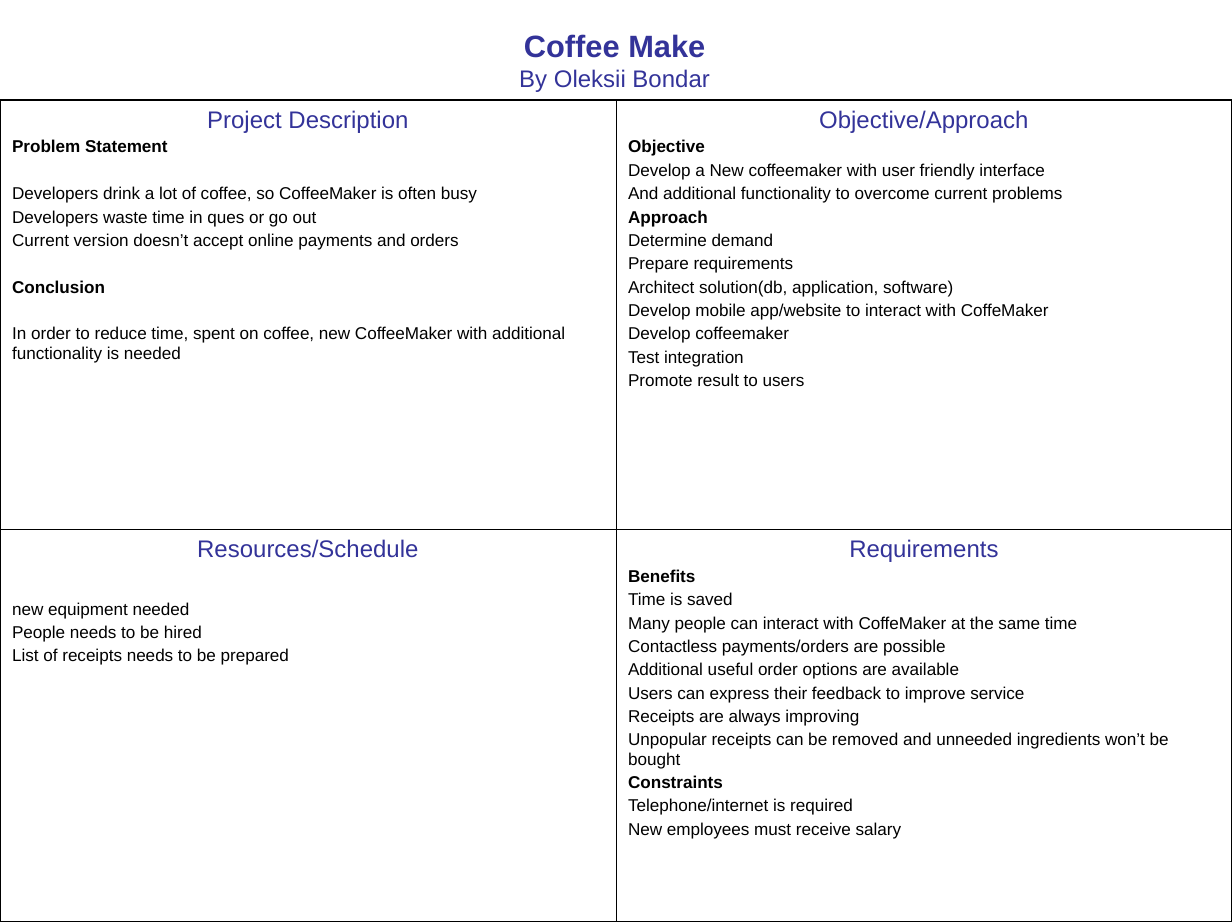
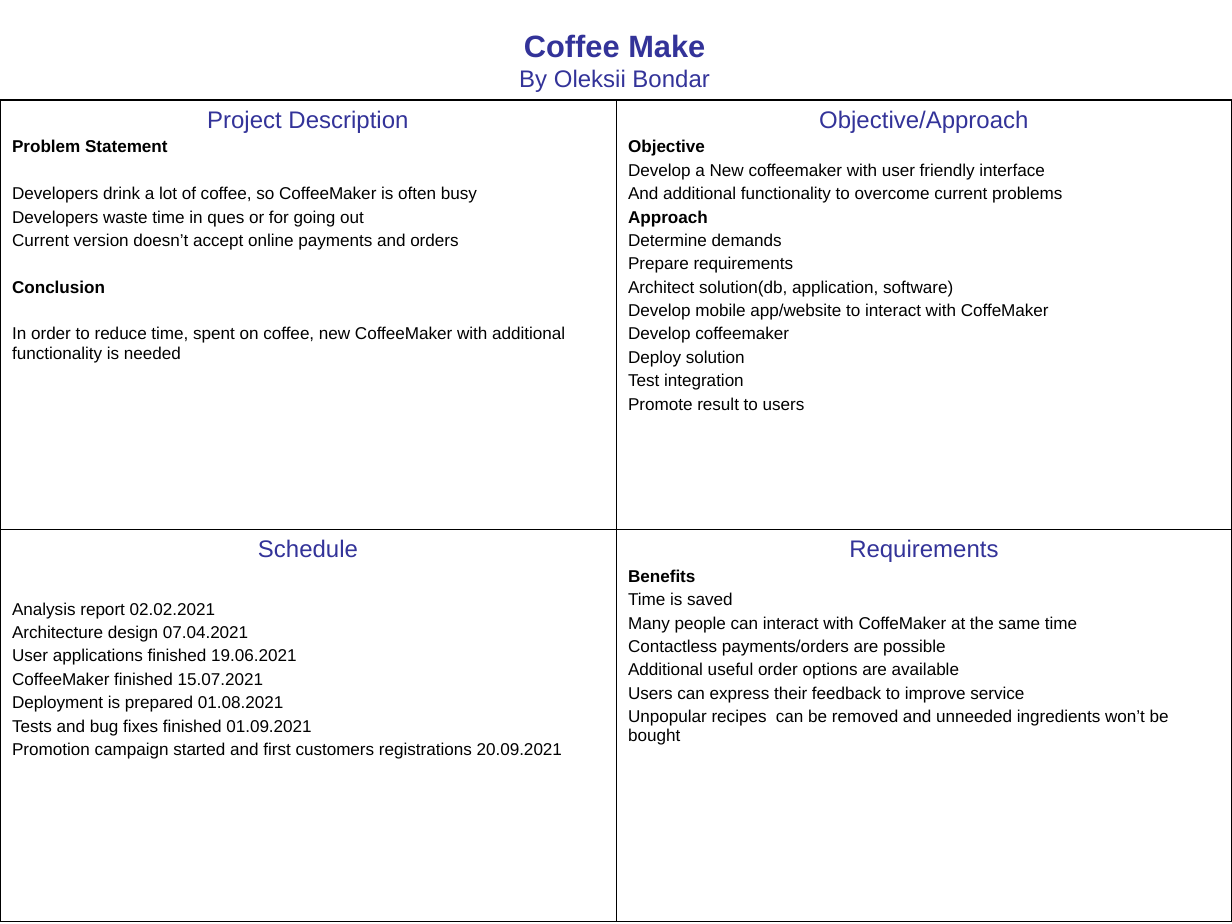
Before and after one commit to Ihor54/SORCER-multiFi, a slide deck: slide 1 of models/coffeemaker/4-blocker_S21126.ppt. Drawn at 1232x924 pixels with LibreOffice and Linux fonts; fonts in the diff are those of the drawing. Boxes give left, top, right and bottom in pixels: in the first picture for what was removed or moved away, otherwise in the second. Text is boxed around its words. In the diff, an @@ line names an element or a change of style, - is before the commit and + after.

```diff
--- a/models/coffeemaker/4-blocker_S21126.ppt
+++ b/models/coffeemaker/4-blocker_S21126.ppt
@@ table at bbox=[0, 100, 1232, 922] @@
-row 1, column 1: Project Description / Problem Statement / Developers drink a lot of coffee, so CoffeeMaker is often busy / Developers waste time in ques or go out / Current version doesn’t accept online payments and orders / Conclusion / In order to reduce time, spent on coffee, new CoffeeMaker with additional functionality is needed
+row 1, column 1: Project Description / Problem Statement / Developers drink a lot of coffee, so CoffeeMaker is often busy / Developers waste time in ques or for going out / Current version doesn’t accept online payments and orders / Conclusion / In order to reduce time, spent on coffee, new CoffeeMaker with additional functionality is needed
-row 1, column 2: Objective/Approach / Objective / Develop a New coffeemaker with user friendly interface / And additional functionality to overcome current problems / Approach / Determine demand / Prepare requirements / Architect solution(db, application, software) / Develop mobile app/website to interact with CoffeMaker / Develop coffeemaker / Test integration / Promote result to users
+row 1, column 2: Objective/Approach / Objective / Develop a New coffeemaker with user friendly interface / And additional functionality to overcome current problems / Approach / Determine demands / Prepare requirements / Architect solution(db, application, software) / Develop mobile app/website to interact with CoffeMaker / Develop coffeemaker / Deploy solution / Test integration / Promote result to users
-row 2, column 1: Resources/Schedule / new equipment needed / People needs to be hired / List of receipts needs to be prepared
+row 2, column 1: Schedule / Analysis report 02.02.2021 / Architecture design 07.04.2021 / User applications finished 19.06.2021 / CoffeeMaker finished 15.07.2021 / Deployment is prepared 01.08.2021 / Tests and bug fixes finished 01.09.2021 / Promotion campaign started and first customers registrations 20.09.2021
-row 2, column 2: Requirements / Benefits / Time is saved / Many people can interact with CoffeMaker at the same time / Contactless payments/orders are possible / Additional useful order options are available / Users can express their feedback to improve service / Receipts are always improving / Unpopular receipts can be removed and unneeded ingredients won’t be bought / Constraints / Telephone/internet is required / New employees must receive salary
+row 2, column 2: Requirements / Benefits / Time is saved / Many people can interact with CoffeMaker at the same time / Contactless payments/orders are possible / Additional useful order options are available / Users can express their feedback to improve service / Unpopular recipes can be removed and unneeded ingredients won’t be bought
```
Also in this commit, not shown: 2 other files.
